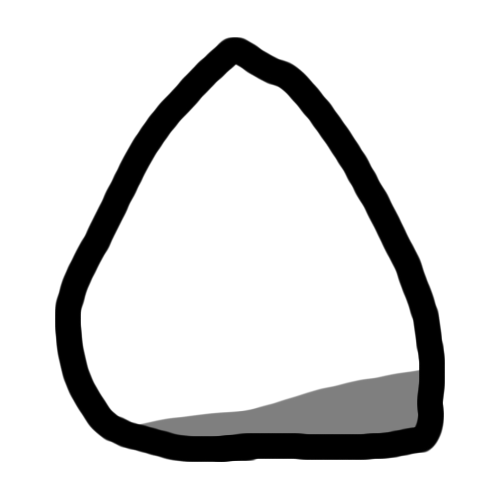
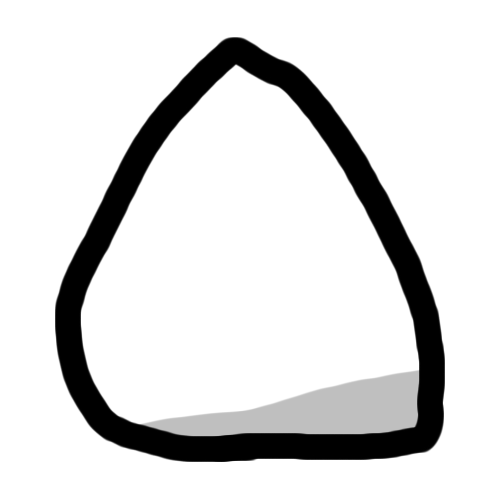
Comparing the layer stacks of the two 500 × 500 images. Changes:
"Layer 4": opacity 50% → 25% over (x1=138, y1=369, x2=420, y2=437)
